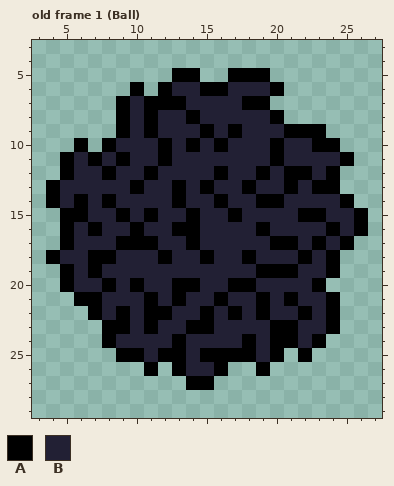
Two states of a pixel-art file, Assets/Sprites/FurBall/FurBall.aseprite. The first picture shows the starting point.
32x32 pixels, 1 frame. Shown: old frame 1 (Ball): x 3..27, y 3..29.
Palette (. is transparent): A #000000  B #222034
Pixels before, old frame 1 (Ball), first column x 4:
 5 .........AA..AAA.......
 6 ......A.ABBAABBBA......
 7 .....ABAAABBBBAA.......
 8 .....ABABBABBBBBA......
 9 .....ABABBBABABBBAAA...
10 ..A.ABBBABABABBBABBAA..
11 .ABABABBABBBBBBBABBBBA.
12 .ABBABBABBBBABBABAABA..
13 ABBBBBABBABABBABBABAA..
14 ABABABBBBABBABBAABBBBA.
15 .AABBABABBABBABBBBAABBA
16 .ABABBABBAABBBBABBBBABA
17 .ABBBAAABBABBBBBAABABA.
18 ABBAABBBABBABBABBBABA..
19 .ABABBBBBBBBBBBAAABBA..
20 .ABBABABBAABBAABBBBA...
21 ..AABBBABABBABBABABBA..
22 ...ABABAABBABABABBABA..
23 ....AABABBAABBBBAABBA..
24 ....ABBBBABBBBABAABA...
25 .....AABAABAAAABA.A....
26 .......A.ABBA..A.......
27 ..........AA...........
After the commit:
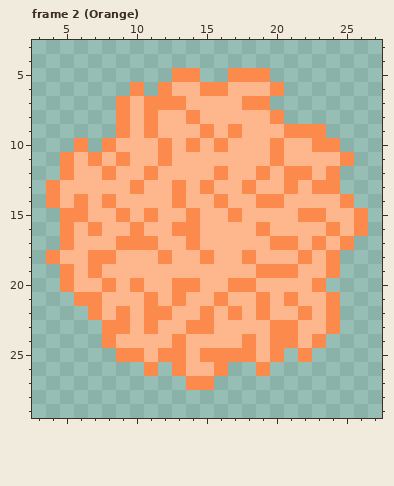
A new or re-ordered frame is compared with the old frame closest to it.
Commit message: OrangeCat added
The exact change:
frames 1 -> 2
colour A: #000000 -> #fb8a4c
colour B: #222034 -> #feb68c
